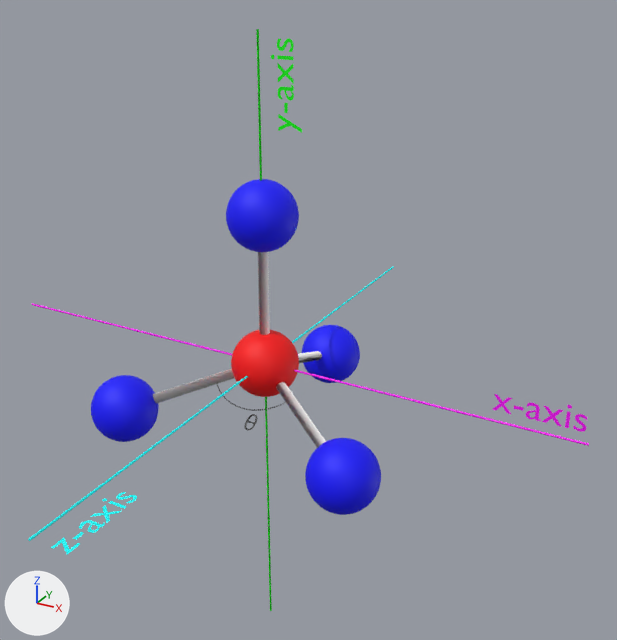
A saved change to the glTF model model.glb.
One viewpoint serves both versions: a 50 mm camera at (3.86, -6.16, 3.62) aimed at (0.28, 0.34, 0.37). The lights are fixed; the arrows at lower left show +X, +Y and +Z. Where no turn or scale is listed for an object, it has been applied to the vertices.

The first picture shows '1tetrahedral', 'Cylinder.001', 'Cylinder.002', 'Text.002'.
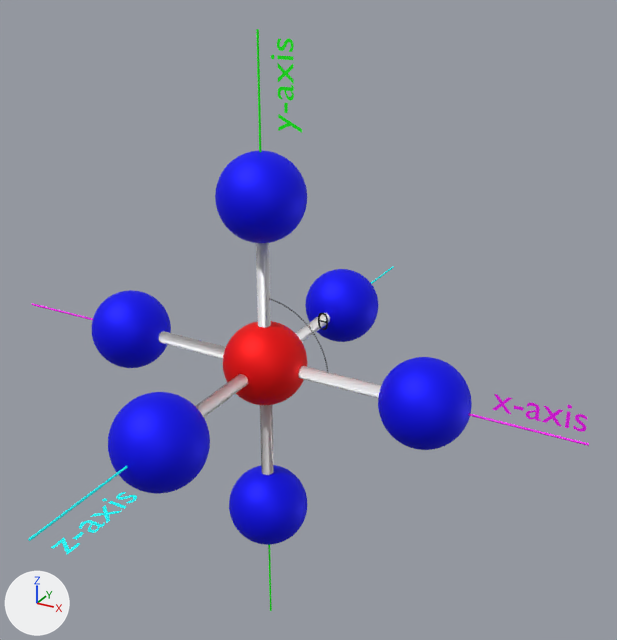
Where the newer file only moved an object's origin or applied its transform, the numbers keep the older frame.

Boxes [x1, y1, x2, y2] around the edits, measured in the pictures (617 x 640 px):
'1 octahedral', added (blue): after [92, 151, 472, 545]
    faces in mat_k0000ff_001 (blue #0000ff): [92, 151, 472, 545]
    faces in mat_kff0000_001 (red #ff0000): [223, 321, 307, 405]
    faces in mat_kffffff_001 (white #ffffff): [159, 243, 381, 475]
'1tetrahedral', deleted (blue): before [91, 179, 381, 515]
    faces in mat_k0000ff_002 (blue #0000ff): [91, 179, 381, 515]
    faces in mat_kff0000_002 (red #ff0000): [231, 330, 299, 397]
    faces in mat_kffffff_002 (white #ffffff): [153, 252, 326, 448]

What the commit changed:
Material 'kff0000.001' (mat_kff0000_001) is new.
Its base color is (1.0, 0.0, 0.0) (red #ff0000).
Its metallic is 0.5.
Its roughness is 0.596.
Material 'kffffff.001' (mat_kffffff_001) is new.
Its base color is (1.0, 1.0, 1.0) (white #ffffff).
Its metallic is 0.5.
Its roughness is 0.596.
Material 'k0000ff.001' (mat_k0000ff_001) is new.
Its base color is (0.0, 0.0, 1.0) (blue #0000ff).
Its metallic is 0.5.
Its roughness is 0.596.
me_cylinder_003 has 66 vertices, 128 faces and spans x -0.01..0.01, y -3.0..3.0, z -0.01..0.01.
me_cylinder_003 no longer uses material mat_material_010 (cyan #00ffff).
me_cylinder_003 now uses material mat_material_014 (black #000000).
Mesh me_octahedral_001 is new.
It has 9312 vertices, 18352 faces and spans x -2.01..2.01, y -2.01..2.01, z -2.01..2.01.
Faces by material slot: [7680, 1280, 9392].
It uses material mat_k0000ff_001 (blue #0000ff).
It uses material mat_kff0000_001 (red #ff0000).
It uses material mat_kffffff_001 (white #ffffff).
Object '1tetrahedral' (ob_1tetrahedral) is deleted.
In object 'BézierCircle' (ob_béziercircle), parent is no longer ob_1tetrahedral.
Object '1 octahedral' (ob_1_octahedral) is new; it shows me_octahedral_001.
Its location is (0.0, 0.0, 0.0).
